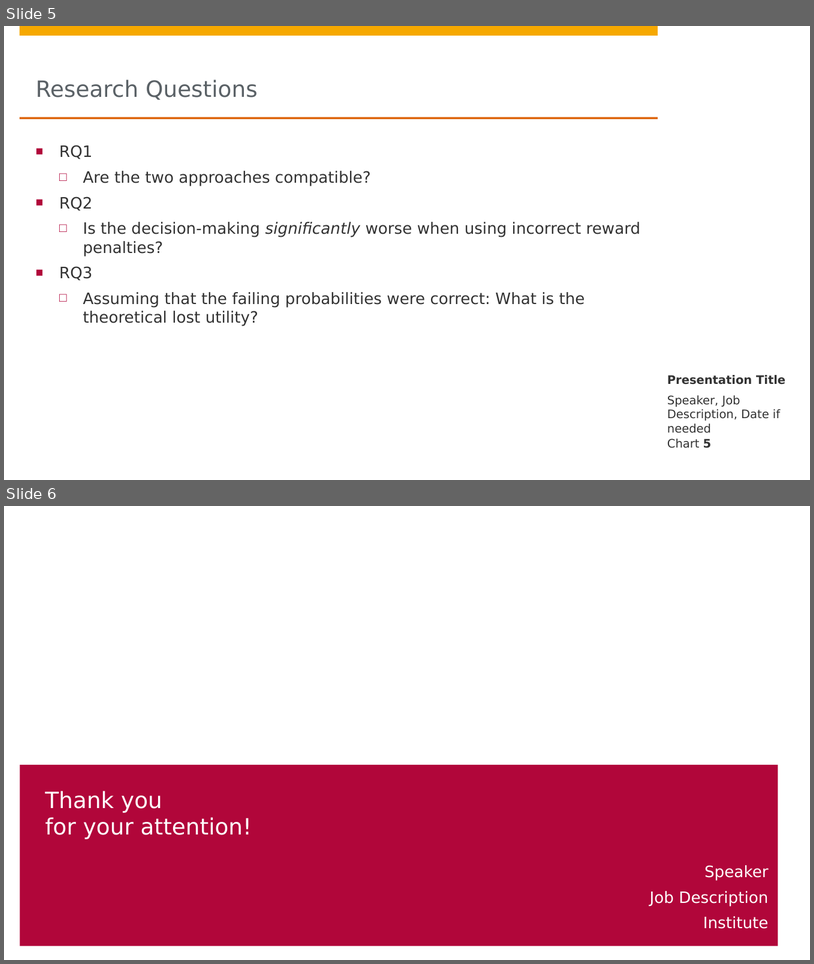
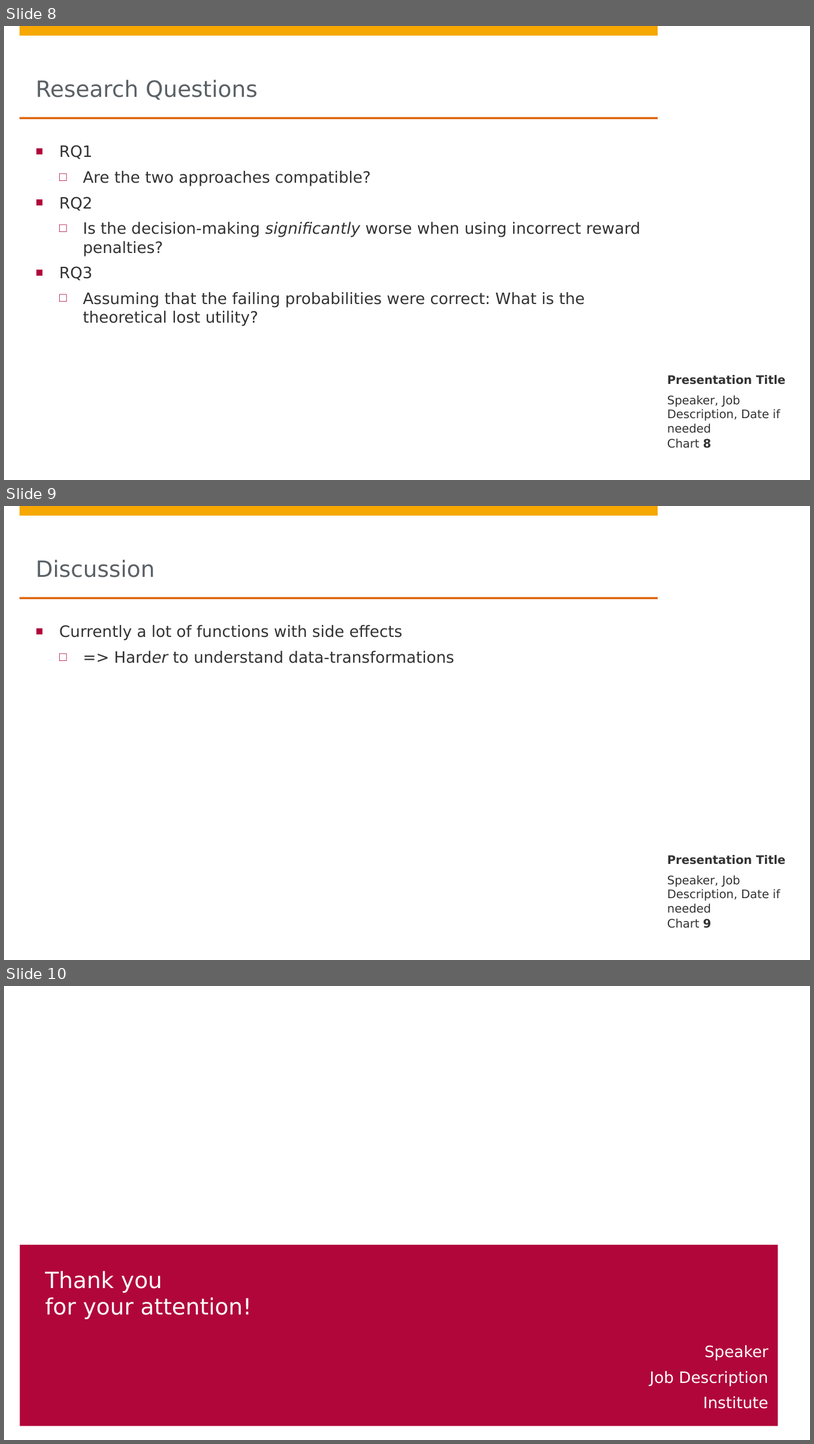
Before and after one commit to Phimanu/MachineLearningControl, a slide deck: mrubis_controller/presentation/MLC.pptx. Shown one above the other, each under a label of ours: slides 5 and 6 before the commit, slides 8, 9 and 10 after it. The pictures are 814x964 and 814x1444 pixels, drawn with LibreOffice and Linux fonts; fonts in the diff are those of the drawing; background and template pictures are left out. Boxes give left, top, right and bottom in pixels: in the first picture for what was removed or moved away, otherwise in the second. Text is boxed around its words. In the diff, an @@ line names an element or a change of style, - is before the commit and + after.

```diff
--- a/mrubis_controller/presentation/MLC.pptx
+++ b/mrubis_controller/presentation/MLC.pptx
@@ slide 9 added at (4,506,810,960), background #FFFFFF; not listed: 4 template elements that a slide beside it also shows @@
@@ title added at (36,559,155,577), 20 pt, text #5A6166 @@
+Discussion
@@ text added at (59,625,454,663), 14 pt, text #323232 @@
+■ Currently a lot of functions with side effects
+  □ => Harder to understand data-transformations
@@ text added at (668,855,786,864), 10.5 pt, text #323232, bold @@
+Presentation Title
@@ text added at (668,875,780,913), 10.5 pt, text #323232 @@
+Speaker, Job Description, Date if needed
@@ page number added at (668,918,712,928), 10.5 pt, text #323232 @@
+Chart 9
@@ what was slide 5 is now slide 8 @@
@@ page number at (668,438,712,448): text changed @@
-Chart 5
+Chart 8
@@ what was slide 6 is now slide 10 @@
```
Also in this commit, not shown: 3 other slides added.
